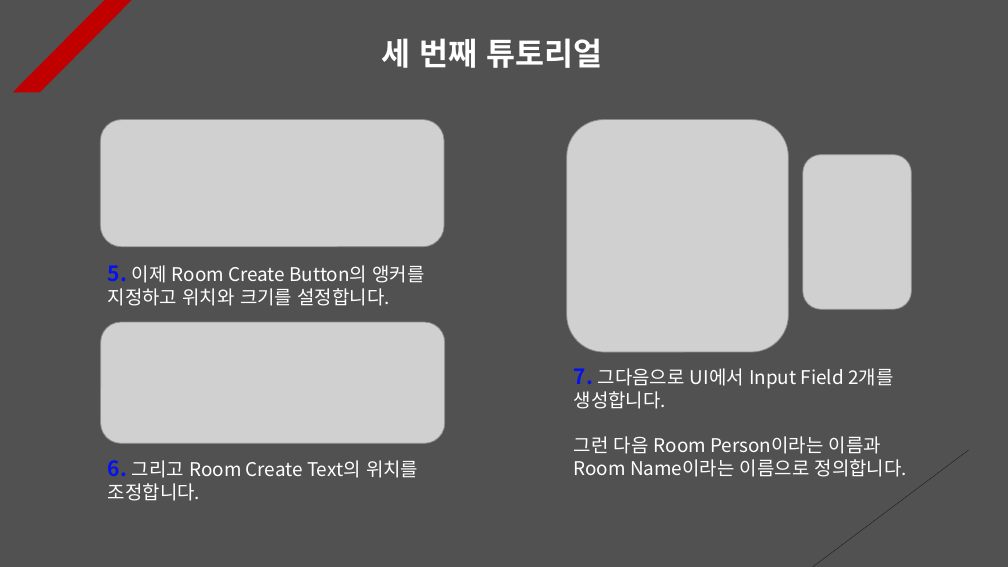
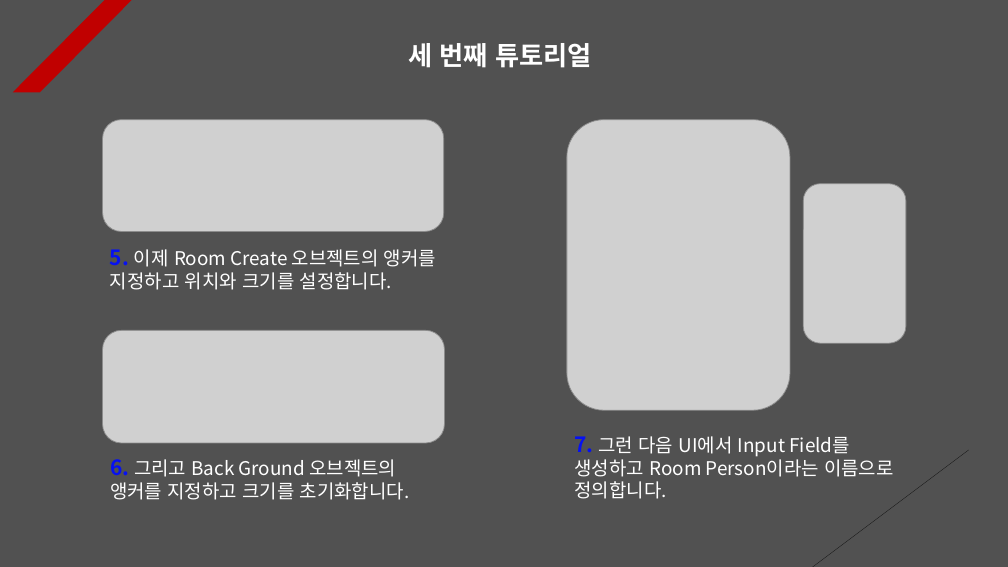
Before and after one commit to Unity2033/3D-UnityEngine, a slide deck: slide 3 of Assets/Class/Photon Server/PPT Data/Photon Room.pptx. Drawn at 1008x567 pixels with LibreOffice and Linux fonts; fonts in the diff are those of the drawing; grey boxes stand for pictures. Boxes give left, top, right and bottom in pixels: in the first picture for what was removed or moved away, otherwise in the second. Text is boxed around its words. In the diff, an @@ line names an element or a change of style, - is before the commit and + after.

Commit message:
Photon Server PPT Data Update
- Create room object using resource
  load

```diff
--- a/Assets/Class/Photon Server/PPT Data/Photon Room.pptx
+++ b/Assets/Class/Photon Server/PPT Data/Photon Room.pptx
@@ text "세 번째 튜토리얼" at (408, 43, 591, 68): size 30 to 25 pt; alignment left to centre @@
@@ picture: place and size @@
-picture at (101, 119, 445, 247)
+picture at (103, 119, 444, 231)
@@ picture: place and size @@
-picture at (567, 119, 789, 352)
+picture at (567, 119, 790, 410)
@@ picture: place and size @@
-picture at (803, 155, 912, 310)
+picture at (804, 184, 907, 343)
@@ text at (110, 249, 436, 290): text changed @@
-5. 이제 Room Create Button의 앵커를 지정하고 위치와 크기를 설정합니다.
+5. 이제 Room Create 오브젝트의 앵커를 지정하고 위치와 크기를 설정합니다.
@@ picture: place and size @@
-picture at (101, 322, 445, 443)
+picture at (103, 330, 445, 443)
@@ text at (574, 436, 894, 499): text changed @@
-7. 그다음으로 UI에서 Input Field 2개를 생성합니다.
-그런 다음 Room Person이라는 이름과 Room Name이라는 이름으로 정의합니다.
+7. 그런 다음 UI에서 Input Field를 생성하고 Room Person이라는 이름으로 정의합니다.
@@ text at (110, 459, 410, 500): text changed @@
-6. 그리고 Room Create Text의 위치를 조정합니다.
+6. 그리고 Back Ground 오브젝트의 앵커를 지정하고 크기를 초기화합니다.
```
Also in this commit, not shown: 7 other slides changed, 5 slides added, 3 slides removed, 8 other files.
